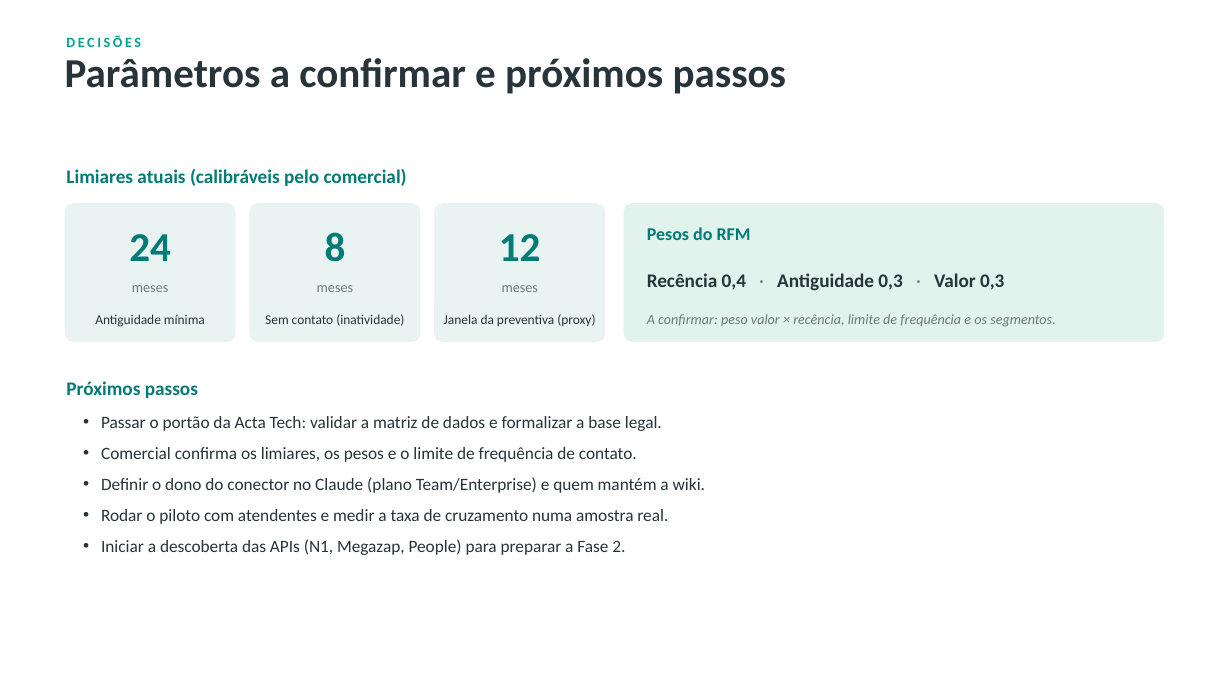
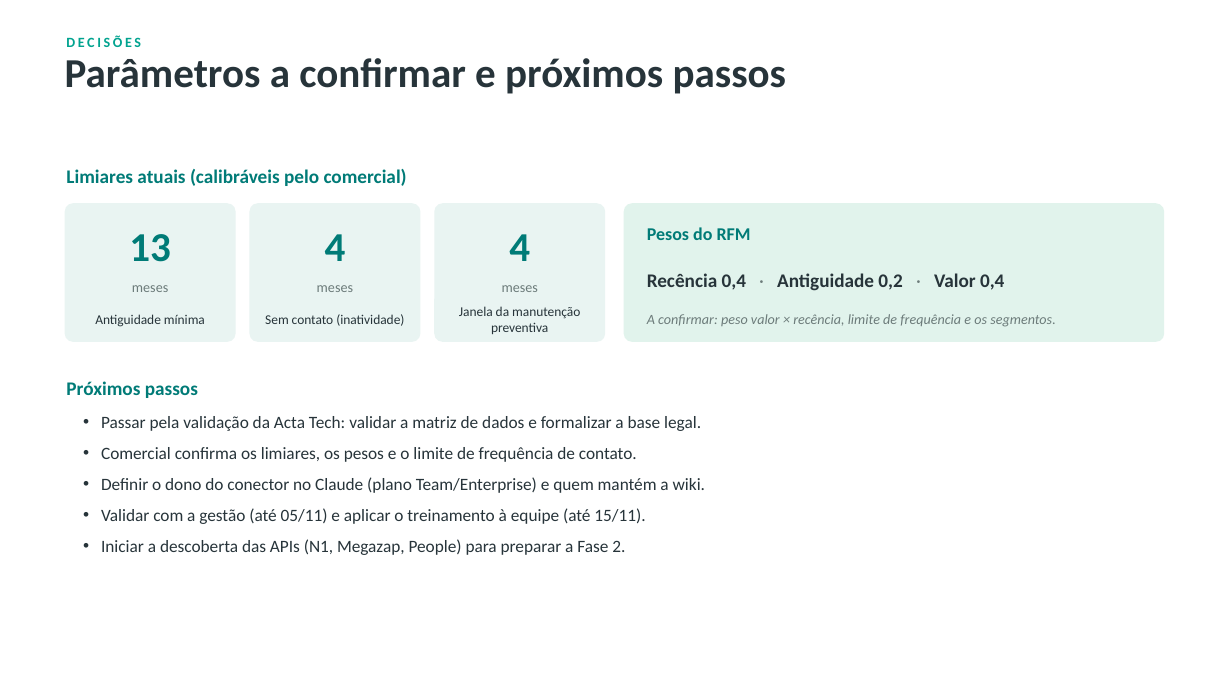
Before and after one commit to igorcamposdeborba/agente-ia-atendimento, a slide deck: slide 21 of 2-sistema-de-atendimento/planejamento/Millenium-Agente-IA.pptx (slide 19 before the commit). Drawn at 1232x693 pixels with LibreOffice and Linux fonts; fonts in the diff are those of the drawing. Boxes give left, top, right and bottom in pixels: in the first picture for what was removed or moved away, otherwise in the second. Text is boxed around its words. In the diff, an @@ line names an element or a change of style, - is before the commit and + after.

```diff
--- a/2-sistema-de-atendimento/planejamento/Millenium-Agente-IA.pptx
+++ b/2-sistema-de-atendimento/planejamento/Millenium-Agente-IA.pptx
@@ text at box(129, 234, 171, 262): text changed @@
-24
+13
@@ text at box(325, 234, 346, 261): text changed @@
-8
+4
@@ text at box(509, 234, 530, 261): text changed @@
-12
+4
@@ text at box(647, 273, 1004, 291): text changed @@
-Recência 0,4 · Antiguidade 0,3 · Valor 0,3
+Recência 0,4 · Antiguidade 0,2 · Valor 0,4
@@ text at box(459, 306, 580, 334): text changed @@
-Janela da preventiva (proxy)
+Janela da manutenção preventiva
@@ text at box(101, 416, 701, 431): text changed @@
-• Passar o portão da Acta Tech: validar a matriz de dados e formalizar a base legal.
+• Passar pela validação da Acta Tech: validar a matriz de dados e formalizar a base legal.
@@ text at box(101, 508, 645, 524): text changed @@
-• Rodar o piloto com atendentes e medir a taxa de cruzamento numa amostra real.
+• Validar com a gestão (até 05/11) e aplicar o treinamento à equipe (até 15/11).
```
Also in this commit, not shown: 15 other slides changed, 3 slides added, 1 slide removed, 14 other files.
